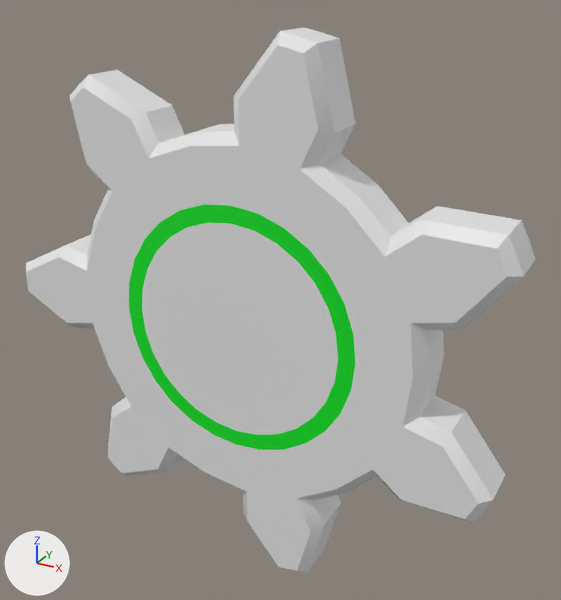
Before and after pictures for a commit that changed the FBX model RailRiderUnity/Assets/Models/ringPinion.fbx.
Before and after are seen from a 50 mm lens placed at (3.38, -5.47, 3.06), pointed at (0.2, 0.3, 0.18). The lights are fixed; the arrows at lower left show +X, +Y and +Z. Where no turn or scale is listed for an object, it has been applied to the vertices.

The first picture shows 'Gear'.
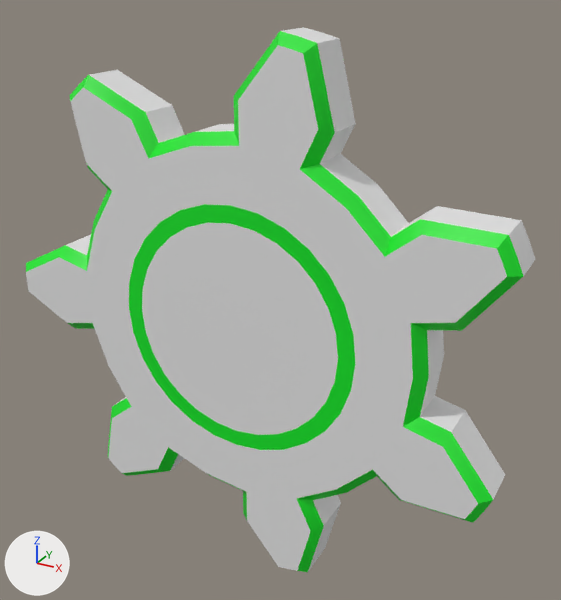
Where the change shows, as pixel boxes [x1, y1, x2, y2] in the pictures (561 x 600 px):
part 1 of me_gear_003, recoloured (white to green)
    both: [26, 31, 523, 572]

The edits, one by one:
me_gear_003 has 239 vertices, 224 faces and spans x -2.6..2.41, y -0.2..0.28, z -2.57..2.57.
me_gear_003 is used by ob_gear; location (0.0, 0.0, 0.0).
me_gear_003 part 1: all 56 faces centred in x -2.56..2.33, y -0.15, z -2.51..2.51 switch from mat_material_002 (white #e7e7e7) to mat_foo (green #00e723).
